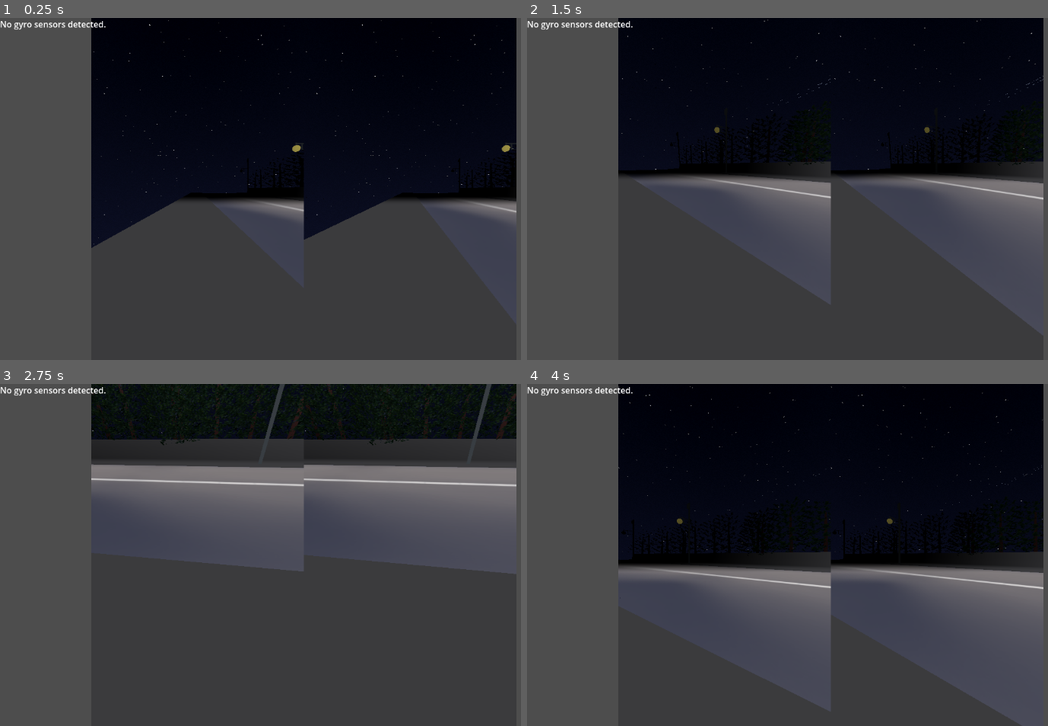
Above: before the commit, frames 1-4 (two rows, left to right).
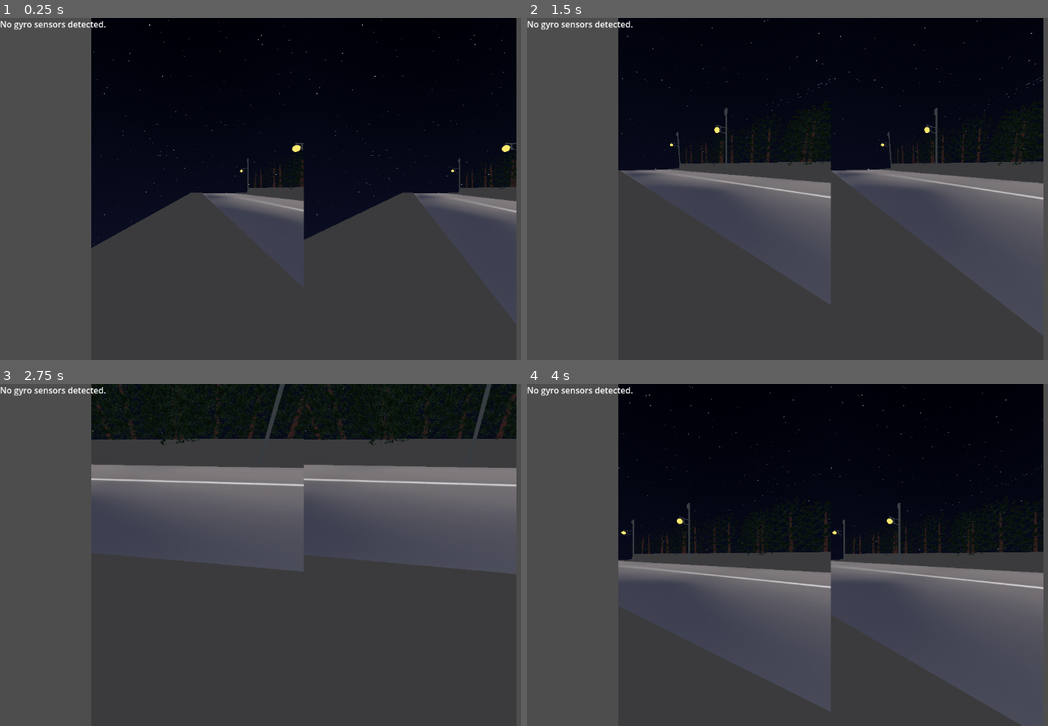
Above: after the commit, the same moments.

Repository: dairycultist/Metaverse
Game: Godot game, scene res://menu_main.tscn
The game is run twice, just before and just after one commit, with the same random seed, the same clock (stepped at 60 frames per second) and the same inputs.
Inputs:
- Up to frame 1 (0.25 s): no input
- Up to frame 2 (1.5 s): tap Enter at 0.5 s; hold Right (ui_right) 0.53-1.28 s; hold Down (ui_down) from 1.28 s (still down)
- Up to frame 3 (2.75 s): release Down (ui_down) at 2.03 s; hold Right (ui_right) from 2.03 s (still down)
- Up to frame 4 (4 s): release Right (ui_right) at 2.78 s; hold Up (ui_up) 2.78-3.53 s; hold Left (ui_left) from 3.53 s (still down)

The runs differ from the first frame. In frame 1, 2.0% of the frame differs, in the area x 34-100%, y 36-55%; in frame 2, 3.7%; in frame 3, 0.4%; in frame 4, 4.2%, in the area x 17-99%, y 32-55%.

Commit message:
Refactor in preparation for beach scene

Diff:
--- a/menu_main.tscn
+++ b/menu_main.tscn
@@ -1,11 +1,11 @@
 [gd_scene load_steps=11 format=3 uid="uid://ucbmkqy0jydj"]
 
 [ext_resource type="Script" uid="uid://buipenoqnayc" path="res://binocular_camera.gd" id="1_1pa77"]
-[ext_resource type="Shader" uid="uid://cbjlqut47nfl5" path="res://sky.gdshader" id="2_plom5"]
-[ext_resource type="Shader" uid="uid://8f3dvohhv7bc" path="res://flat.gdshader" id="5_cnlbs"]
-[ext_resource type="PackedScene" uid="uid://c5dwth6j2bvet" path="res://models/scene/scene_prefab.tscn" id="6_ja77e"]
-[ext_resource type="ArrayMesh" uid="uid://dgarvry48c474" path="res://models/vending_machine/vending_machine.obj" id="9_fk81q"]
-[ext_resource type="Texture2D" uid="uid://cygp284p3qpjm" path="res://models/vending_machine/vending_machine.png" id="10_tcn24"]
+[ext_resource type="Shader" uid="uid://cbjlqut47nfl5" path="res://models/sky.gdshader" id="2_plom5"]
+[ext_resource type="Shader" uid="uid://8f3dvohhv7bc" path="res://models/flat.gdshader" id="4_ja77e"]
+[ext_resource type="PackedScene" uid="uid://c5dwth6j2bvet" path="res://models/urban_japan/scene/scene_prefab.tscn" id="6_ja77e"]
+[ext_resource type="ArrayMesh" uid="uid://dgarvry48c474" path="res://models/urban_japan/vending_machine/vending_machine.obj" id="9_fk81q"]
+[ext_resource type="Texture2D" uid="uid://cygp284p3qpjm" path="res://models/urban_japan/vending_machine/vending_machine.png" id="10_tcn24"]
 
 [sub_resource type="ShaderMaterial" id="ShaderMaterial_2ot7e"]
 shader = ExtResource("2_plom5")
@@ -27,9 +27,9 @@
 fog_density = 0.188
 volumetric_fog_density = 1.0
 
-[sub_resource type="ShaderMaterial" id="ShaderMaterial_e117p"]
+[sub_resource type="ShaderMaterial" id="ShaderMaterial_u2d4o"]
 render_priority = 0
-shader = ExtResource("5_cnlbs")
+shader = ExtResource("4_ja77e")
 shader_parameter/albedo = ExtResource("10_tcn24")
 shader_parameter/color = Color(1, 1, 1, 1)
 
--- a/flat.gdshader
+++ b/models/flat.gdshader
@@ -12,5 +12,5 @@
 		discard;
 	}
 
-	ALBEDO = sample.rgb * color * smoothstep(.01, .03, FRAGCOORD.z);
+	ALBEDO = sample.rgb * color;// * smoothstep(.01, .03, FRAGCOORD.z);
 }
--- a/models/tree/tree_prefab.tscn
+++ /dev/null
@@ -1,11 +0,0 @@
-[gd_scene load_steps=4 format=3 uid="uid://cymhti82foc6r"]
-
-[ext_resource type="ArrayMesh" uid="uid://b6t6lq0024i7r" path="res://models/tree/tree.obj" id="1_vwkpa"]
-[ext_resource type="Material" uid="uid://b2c4dm2k1en3e" path="res://models/tree/tree_trunk.tres" id="2_qtx2g"]
-[ext_resource type="Material" uid="uid://1mwakq1ejmer" path="res://models/tree/tree_branches.tres" id="3_nea3r"]
-
-[node name="Tree" type="MeshInstance3D"]
-transform = Transform3D(-4.37114e-08, 0, -1, 0, 1, 0, 1, 0, -4.37114e-08, 0, 0, 0)
-mesh = ExtResource("1_vwkpa")
-surface_material_override/0 = ExtResource("2_qtx2g")
-surface_material_override/1 = ExtResource("3_nea3r")
--- a/models/scene/bulb.tres
+++ b/models/urban_japan/scene/bulb.tres
@@ -1,6 +1,6 @@
 [gd_resource type="ShaderMaterial" load_steps=2 format=3 uid="uid://du0ducfr2bs6q"]
 
-[ext_resource type="Shader" uid="uid://8f3dvohhv7bc" path="res://flat.gdshader" id="1_sr855"]
+[ext_resource type="Shader" uid="uid://8f3dvohhv7bc" path="res://models/flat.gdshader" id="1_sr855"]
 
 [resource]
 render_priority = 0
--- a/models/scene/pole.tres
+++ b/models/urban_japan/scene/pole.tres
@@ -1,6 +1,6 @@
 [gd_resource type="ShaderMaterial" load_steps=2 format=3 uid="uid://w428v5p5geor"]
 
-[ext_resource type="Shader" uid="uid://8f3dvohhv7bc" path="res://flat.gdshader" id="1_5004b"]
+[ext_resource type="Shader" uid="uid://8f3dvohhv7bc" path="res://models/flat.gdshader" id="1_5004b"]
 
 [resource]
 render_priority = 0
--- a/models/scene/powerlines.tres
+++ b/models/urban_japan/scene/powerlines.tres
@@ -1,7 +1,7 @@
 [gd_resource type="ShaderMaterial" load_steps=3 format=3 uid="uid://cfkib6e30c8o6"]
 
-[ext_resource type="Shader" uid="uid://8f3dvohhv7bc" path="res://flat.gdshader" id="1_jwuvm"]
-[ext_resource type="Texture2D" uid="uid://curk1vdwydv8u" path="res://models/scene/powerlines.png" id="2_4068l"]
+[ext_resource type="Shader" uid="uid://8f3dvohhv7bc" path="res://models/flat.gdshader" id="1_jwuvm"]
+[ext_resource type="Texture2D" uid="uid://curk1vdwydv8u" path="res://models/urban_japan/scene/powerlines.png" id="2_4068l"]
 
 [resource]
 render_priority = 0
--- a/models/scene/road.tres
+++ b/models/urban_japan/scene/road.tres
@@ -1,7 +1,7 @@
 [gd_resource type="ShaderMaterial" load_steps=3 format=3 uid="uid://x6tedw1n45r0"]
 
-[ext_resource type="Shader" uid="uid://8f3dvohhv7bc" path="res://flat.gdshader" id="1_3px6l"]
-[ext_resource type="Texture2D" uid="uid://cfupurevmpuae" path="res://models/scene/road.png" id="2_tu444"]
+[ext_resource type="Shader" uid="uid://8f3dvohhv7bc" path="res://models/flat.gdshader" id="1_3px6l"]
+[ext_resource type="Texture2D" uid="uid://cfupurevmpuae" path="res://models/urban_japan/scene/road.png" id="2_tu444"]
 
 [resource]
 render_priority = 0
--- a/models/scene/scene_prefab.tscn
+++ b/models/urban_japan/scene/scene_prefab.tscn
@@ -1,12 +1,12 @@
 [gd_scene load_steps=9 format=3 uid="uid://c5dwth6j2bvet"]
 
-[ext_resource type="ArrayMesh" uid="uid://b01ox0f4u6rfy" path="res://models/scene/scene.obj" id="1_msdme"]
-[ext_resource type="Material" uid="uid://cfkib6e30c8o6" path="res://models/scene/powerlines.tres" id="2_rrav5"]
-[ext_resource type="Shader" uid="uid://8f3dvohhv7bc" path="res://flat.gdshader" id="3_ftbq2"]
-[ext_resource type="Material" uid="uid://x6tedw1n45r0" path="res://models/scene/road.tres" id="3_o8aum"]
-[ext_resource type="Material" uid="uid://w428v5p5geor" path="res://models/scene/pole.tres" id="4_6e555"]
-[ext_resource type="Material" uid="uid://du0ducfr2bs6q" path="res://models/scene/bulb.tres" id="5_2y0ft"]
-[ext_resource type="PackedScene" uid="uid://cymhti82foc6r" path="res://models/tree/tree_prefab.tscn" id="6_bthrp"]
+[ext_resource type="ArrayMesh" uid="uid://b01ox0f4u6rfy" path="res://models/urban_japan/scene/scene.obj" id="1_msdme"]
+[ext_resource type="Material" uid="uid://cfkib6e30c8o6" path="res://models/urban_japan/scene/powerlines.tres" id="2_rrav5"]
+[ext_resource type="Shader" uid="uid://8f3dvohhv7bc" path="res://models/flat.gdshader" id="3_ftbq2"]
+[ext_resource type="Material" uid="uid://x6tedw1n45r0" path="res://models/urban_japan/scene/road.tres" id="3_o8aum"]
+[ext_resource type="Material" uid="uid://w428v5p5geor" path="res://models/urban_japan/scene/pole.tres" id="4_6e555"]
+[ext_resource type="Material" uid="uid://du0ducfr2bs6q" path="res://models/urban_japan/scene/bulb.tres" id="5_2y0ft"]
+[ext_resource type="PackedScene" uid="uid://cymhti82foc6r" path="res://models/urban_japan/tree/tree_prefab.tscn" id="6_bthrp"]
 
 [sub_resource type="ShaderMaterial" id="ShaderMaterial_2qxi2"]
 render_priority = 0
--- a/models/tree/tree_branches.tres
+++ b/models/urban_japan/tree/tree_branches.tres
@@ -1,7 +1,7 @@
 [gd_resource type="ShaderMaterial" load_steps=3 format=3 uid="uid://1mwakq1ejmer"]
 
-[ext_resource type="Shader" uid="uid://8f3dvohhv7bc" path="res://flat.gdshader" id="1_22fgy"]
-[ext_resource type="Texture2D" uid="uid://dw3p4jw36cctc" path="res://models/tree/branch.png" id="2_mbrfr"]
+[ext_resource type="Shader" uid="uid://8f3dvohhv7bc" path="res://models/flat.gdshader" id="1_22fgy"]
+[ext_resource type="Texture2D" uid="uid://dw3p4jw36cctc" path="res://models/urban_japan/tree/branch.png" id="2_mbrfr"]
 
 [resource]
 render_priority = 0
--- /dev/null
+++ b/models/urban_japan/tree/tree_prefab.tscn
@@ -0,0 +1,11 @@
+[gd_scene load_steps=4 format=3 uid="uid://cymhti82foc6r"]
+
+[ext_resource type="ArrayMesh" uid="uid://b6t6lq0024i7r" path="res://models/urban_japan/tree/tree.obj" id="1_vwkpa"]
+[ext_resource type="Material" uid="uid://b2c4dm2k1en3e" path="res://models/urban_japan/tree/tree_trunk.tres" id="2_qtx2g"]
+[ext_resource type="Material" uid="uid://1mwakq1ejmer" path="res://models/urban_japan/tree/tree_branches.tres" id="3_nea3r"]
+
+[node name="Tree" type="MeshInstance3D"]
+transform = Transform3D(-4.37114e-08, 0, -1, 0, 1, 0, 1, 0, -4.37114e-08, 0, 0, 0)
+mesh = ExtResource("1_vwkpa")
+surface_material_override/0 = ExtResource("2_qtx2g")
+surface_material_override/1 = ExtResource("3_nea3r")
--- a/models/tree/tree_trunk.tres
+++ b/models/urban_japan/tree/tree_trunk.tres
@@ -1,6 +1,6 @@
 [gd_resource type="ShaderMaterial" load_steps=2 format=3 uid="uid://b2c4dm2k1en3e"]
 
-[ext_resource type="Shader" uid="uid://8f3dvohhv7bc" path="res://flat.gdshader" id="1_4dtp8"]
+[ext_resource type="Shader" uid="uid://8f3dvohhv7bc" path="res://models/flat.gdshader" id="1_4dtp8"]
 
 [resource]
 render_priority = 0
Not shown: 1 places in menu_main.tscn that only renumber resources
Not shown, removed: models/car/car.obj.import
Renamed: flat.gdshader.uid -> models/flat.gdshader.uid
Not shown, added: models/metabot/metabot.blend.import
Not shown, added: models/metabot/metabot.png.import
Not shown, added: models/metabot/metabot_boobs.png.import
Not shown, removed: models/scene/scene.obj.import
Renamed: sky.gdshader -> models/sky.gdshader
Renamed: sky.gdshader.uid -> models/sky.gdshader.uid
Not shown, removed: models/tree/tree.obj.import
Renamed: models/boba_ice_cup/boba_ice_cup.mtl -> models/urban_japan/boba_ice_cup/boba_ice_cup.mtl
Renamed: models/boba_ice_cup/boba_ice_cup.obj -> models/urban_japan/boba_ice_cup/boba_ice_cup.obj
(and 27 more such lines)
